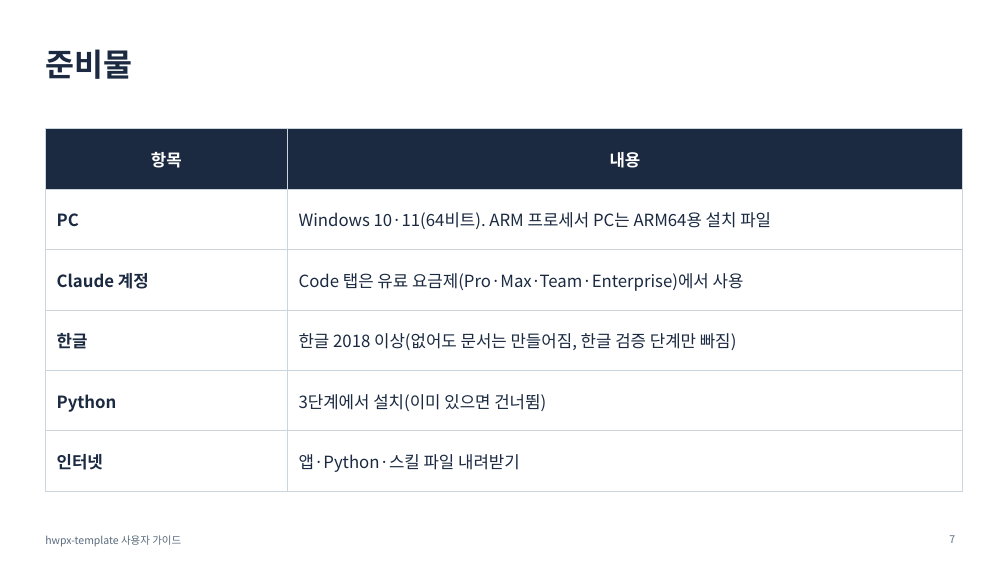
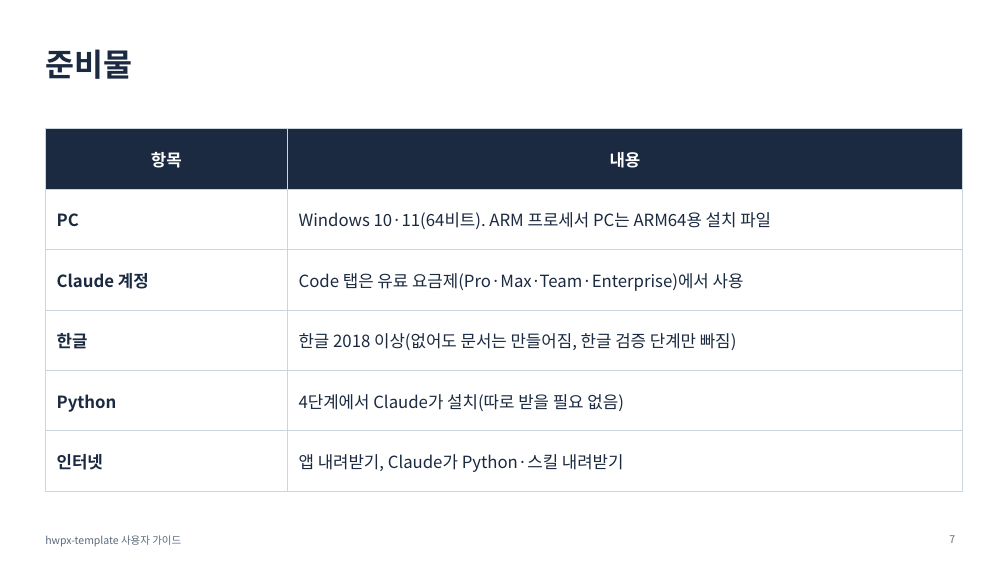
Before and after one commit to emilyJ7/hwpx-template-public, a slide deck: slide 7 of docs/사용자가이드.pptx. Drawn at 1008x567 pixels with LibreOffice and Linux fonts; fonts in the diff are those of the drawing. Boxes give left, top, right and bottom in pixels: in the first picture for what was removed or moved away, otherwise in the second. Text is boxed around its words. In the diff, an @@ line names an element or a change of style, - is before the commit and + after.

```diff
--- a/docs/사용자가이드.pptx
+++ b/docs/사용자가이드.pptx
@@ table at bbox=[45, 129, 963, 476] @@
-row 5, column 2: 3단계에서 설치(이미 있으면 건너뜀)
+row 5, column 2: 4단계에서 Claude가 설치(따로 받을 필요 없음)
-row 6, column 2: 앱·Python·스킬 파일 내려받기
+row 6, column 2: 앱 내려받기, Claude가 Python·스킬 내려받기
```
Also in this commit, not shown: 8 other slides changed, 2 slides added, 3 slides removed, 26 other files.
